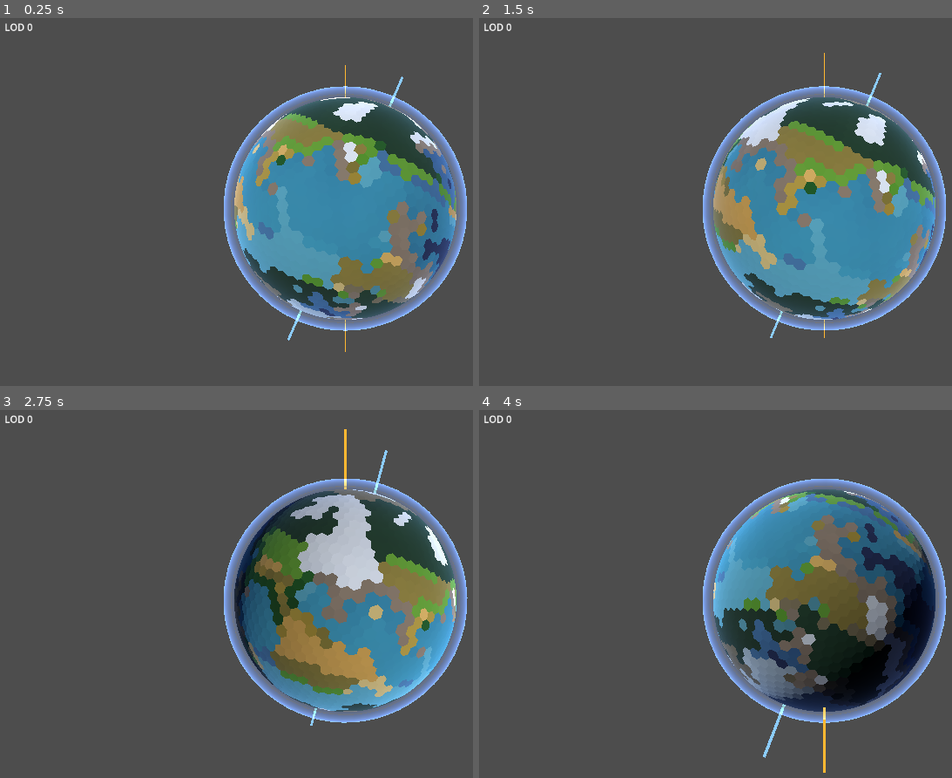
Above: before the commit, frames 1-4 (two rows, left to right).
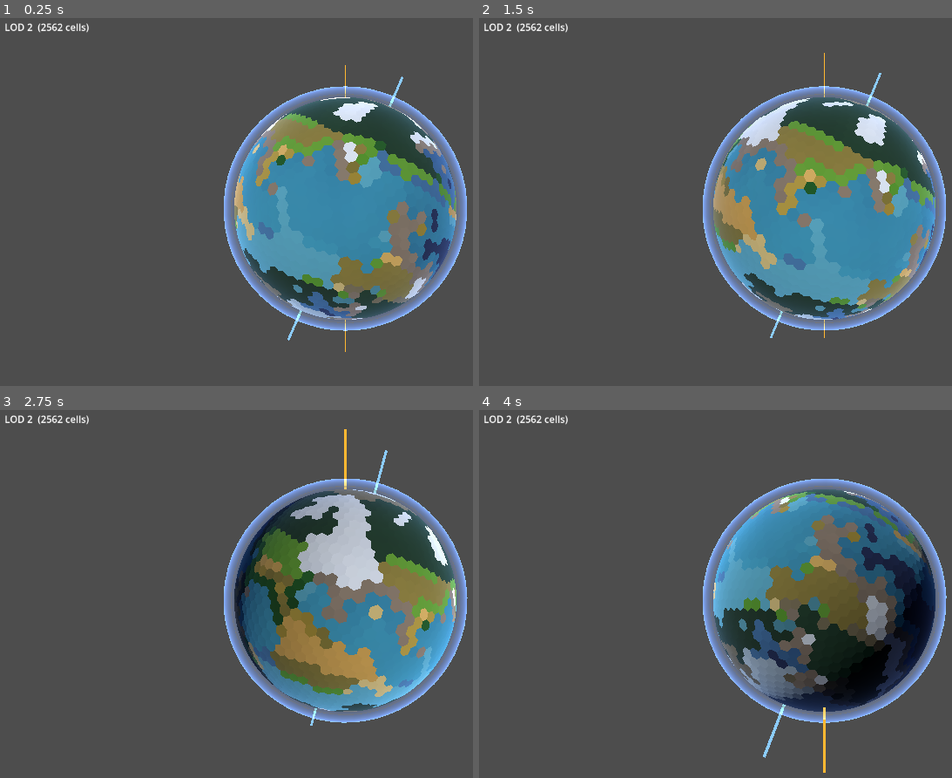
Above: after the commit, the same moments.

Repository: Halfwhit/hex-planet-gen
Game: Godot game, scene res://scenes/Main.tscn
Two runs of this game, one before a commit and one after it. Both use one fixed random seed, a clock stepped at 60 frames per second and the inputs below.
Inputs (mouse positions are in pixels of both pictures, inside the frame that each line leads up to):
- Up to frame 1 (0.25 s): no input
- Up to frame 2 (1.5 s): tap Enter at 0.5 s; move the mouse to (outside the picture) at 0.52 s; tap E at 0.6 s; click (outside the picture) at 0.67 s; drag from (687, 227) to (791, 286) at 1.27 s
- Up to frame 3 (2.75 s): move the mouse to (416, 513) at 2.02 s; tap E at 2.1 s; click (416, 513) at 2.17 s
- Up to frame 4 (4 s): drag from (791, 678) to (616, 542) at 2.77 s; move the mouse to (outside the picture) at 3.52 s; tap E at 3.6 s; click (outside the picture) at 3.67 s

The runs differ from the first frame. In frame 1, 0.1% of the frame differs, in the area x 5-19%, y 1-5%; in frame 2, 0.1%; in frame 3, 0.1%; in frame 4, 0.1%.
Error before the commit: Trying to assign an array of type "Array" to a variable of type "Array[Dictionary]". (res://scripts/Main.gd:197)
Error after the commit: Trying to assign an array of type "Array" to a variable of type "Array[Dictionary]". (res://scripts/PlanetGridmap.gd:106)

Commit message:
Fix Array[Dictionary] type error from _lod_cells erasure
Array[Dictionary] stored in Array[Array] loses its type annotation.
Reading it back as Array[Dictionary] throws a runtime error.

Per the documented CLAUDE.md gotcha: keep _lod_cells: Array (untyped)
and ensure every parameter that receives a slice of it is also Array,
not Array[Dictionary]:
- Main._lod_cells: Array[Array] → Array
- Main._set_lod: local cells var untyped
- PlanetGridmap.setup: cells: Array[Dictionary] → Array
- LocalMap.setup + _build_region: cells/all_neighbors untyped

Also extend the CLAUDE.md gotcha entry with the corollary covering
downstream function parameters.

Co-Authored-By: Claude Sonnet 4.6 <noreply@anthropic.com>

Diff:
--- a/scripts/LocalMap.gd
+++ b/scripts/LocalMap.gd
@@ -57,8 +57,8 @@
 
 func setup(
 		center_idx: int,
-		cells: Array[Dictionary],
-		all_neighbors: Array[Array],
+		cells: Array,
+		all_neighbors: Array,
 		occupied: Dictionary,
 		land_threshold: float,
 		cam_up_local: Vector3,
@@ -136,8 +136,8 @@
 
 func _build_region(
 		center_idx: int,
-		cells: Array[Dictionary],
-		all_neighbors: Array[Array],
+		cells: Array,
+		all_neighbors: Array,
 		occupied: Dictionary,
 		cam_up_local: Vector3,
 ) -> Array[Dictionary]:
--- a/scripts/Main.gd
+++ b/scripts/Main.gd
@@ -61,7 +61,7 @@
 
 var _current_lod: int = 0
 var _lod_meshes: Array[ArrayMesh] = []
-var _lod_cells: Array[Array] = []
+var _lod_cells: Array = []
 var _spin_angle: float = 0.0
 var _land_threshold: float = 0.0
 var _rotation_speed_rad: float = 0.0
@@ -194,7 +194,7 @@
 		return
 	_current_lod = lod
 	planet_mesh_instance.mesh = _lod_meshes[_current_lod]
-	var cells: Array[Dictionary] = _lod_cells[_current_lod] if _current_lod == 3 else []
+	var cells: Array = _lod_cells[_current_lod] if _current_lod == 3 else []
 	planet_gridmap.setup(orbit_camera.camera, planet_mesh_instance, cells, planet_radius)
 	# Do NOT clear _locking here — _lock_cell_local is a unit vector on the
 	# sphere, valid at any LOD.  Keeping the lock alive means a selected tile
--- a/scripts/PlanetGridmap.gd
+++ b/scripts/PlanetGridmap.gd
@@ -96,7 +96,7 @@
 			_toggle_occupy(_selected_idx)
 
 
-func setup(camera: Camera3D, planet_node: Node3D, cells: Array[Dictionary], radius: float) -> void:
+func setup(camera: Camera3D, planet_node: Node3D, cells: Array, radius: float) -> void:
 	_free_fill_nodes()
 	_occupied.clear()
 	_fill_cache.clear()
Not shown, changed: CLAUDE.md
